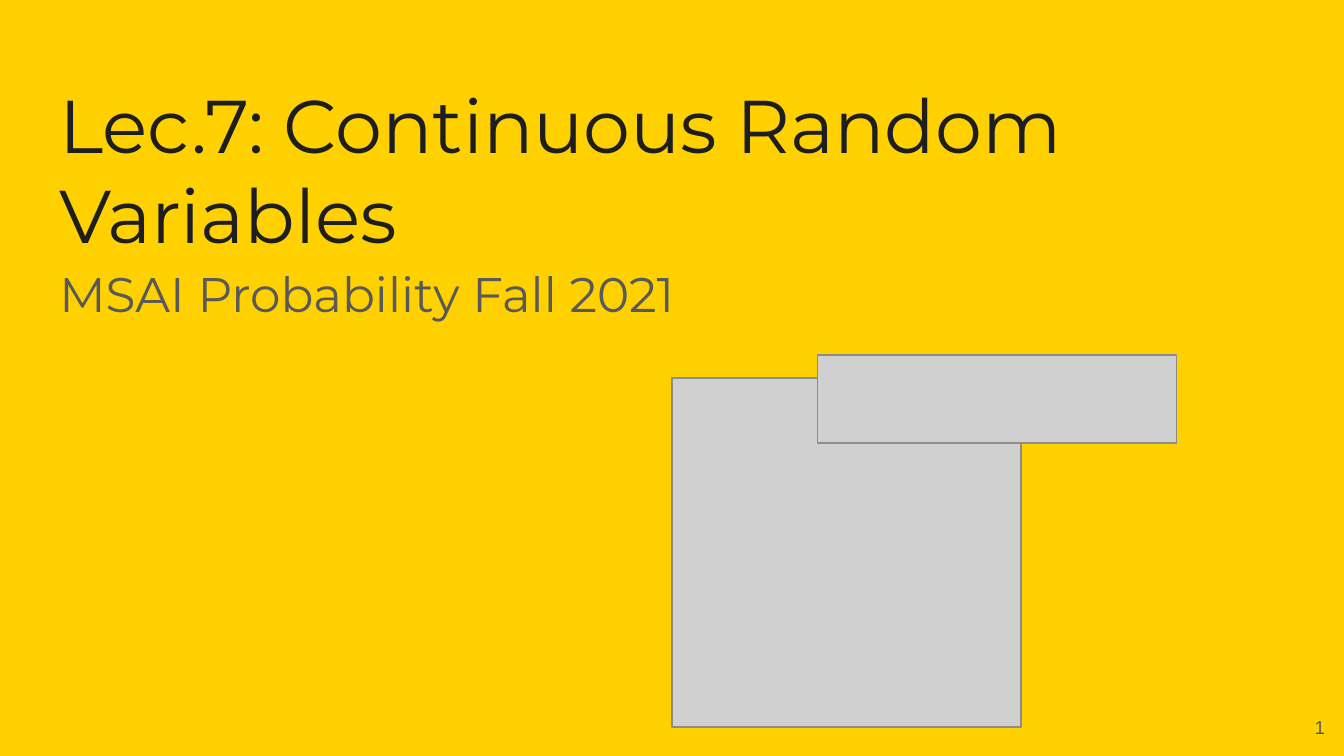
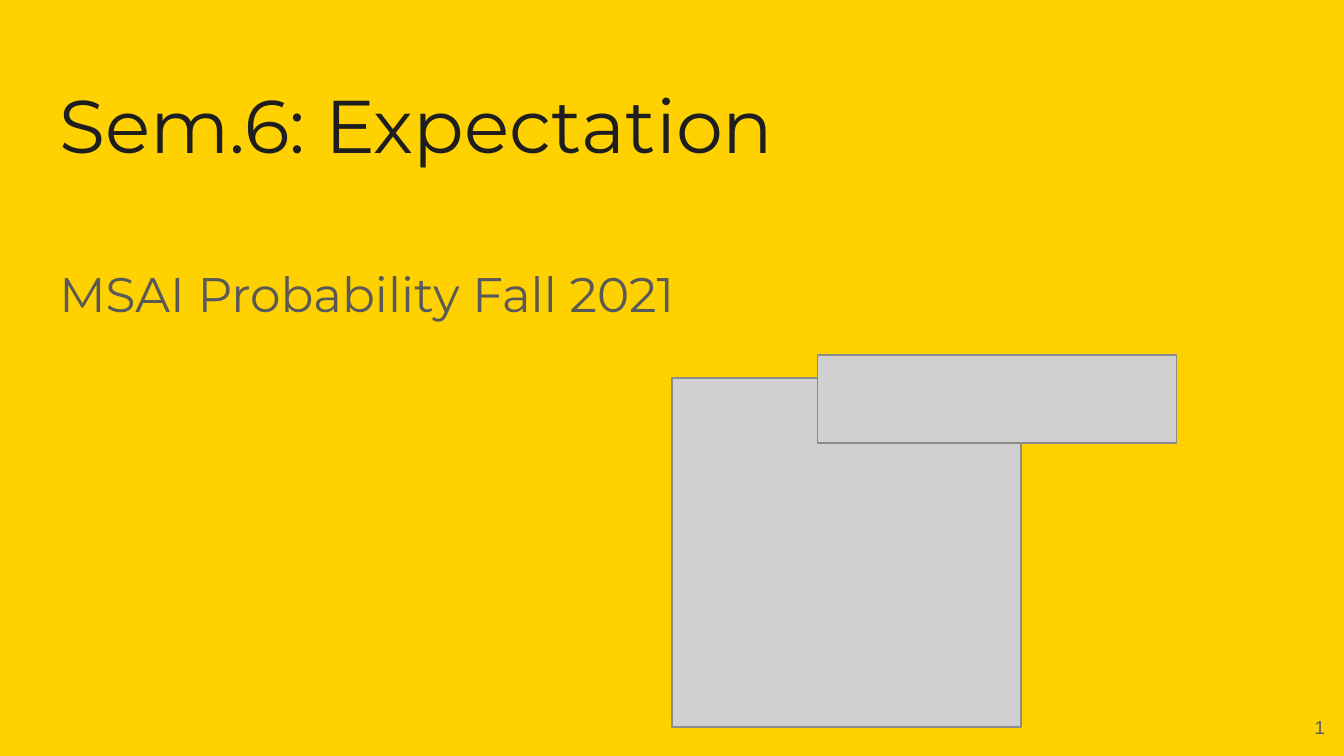
Before and after one commit to girafe-ai/msai-probability, a slide deck: slide 1 of Lecture_Slides/recordings_thumbnail.pptx. Drawn at 1344x756 pixels with LibreOffice and Linux fonts; fonts in the diff are those of the drawing; grey boxes stand for pictures; background and template pictures are left out. Boxes give left, top, right and bottom in pixels: in the first picture for what was removed or moved away, otherwise in the second. Text is boxed around its words. In the diff, an @@ line names an element or a change of style, - is before the commit and + after.

Commit message:
lecture 8 materials

```diff
--- a/Lecture_Slides/recordings_thumbnail.pptx
+++ b/Lecture_Slides/recordings_thumbnail.pptx
@@ title at <box>59,97,773,168</box>: text changed @@
-Lec.7: Continuous Random Variables
+Sem.6: Expectation
```
Also in this commit, not shown: 6 other files.
